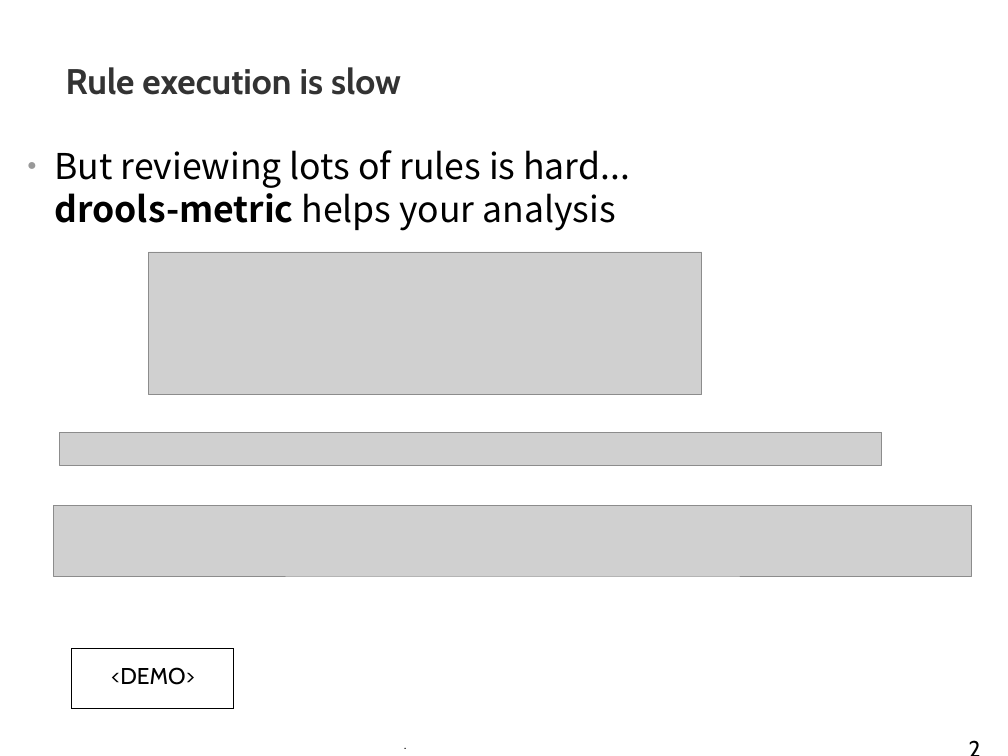
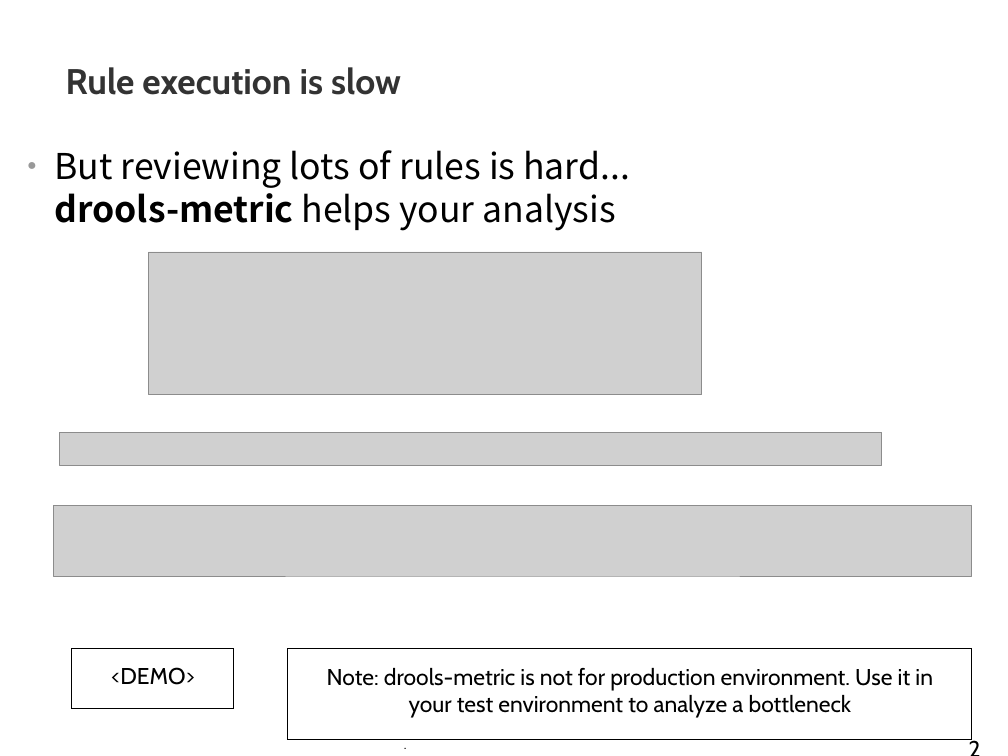
Before and after one commit to tkobayas/kie-live, a slide deck: slide 22 of 2021_Drools_trouble_shooting.odp. Drawn at 1008x756 pixels with LibreOffice and Linux fonts; fonts in the diff are those of the drawing; grey boxes stand for pictures; background and template pictures are left out. Boxes give left, top, right and bottom in pixels: in the first picture for what was removed or moved away, otherwise in the second. Text is boxed around its words. In the diff, an @@ line names an element or a change of style, - is before the commit and + after.

Commit message:
minor doc update

```diff
--- a/2021_Drools_trouble_shooting.odp
+++ b/2021_Drools_trouble_shooting.odp
@@ rectangle added at box(288, 649, 972, 740), outline #000000 0 pt, 18 pt, text #000000 @@
+Note: drools-metric is not for production environment. Use it in your test environment to analyze a bottleneck
```
